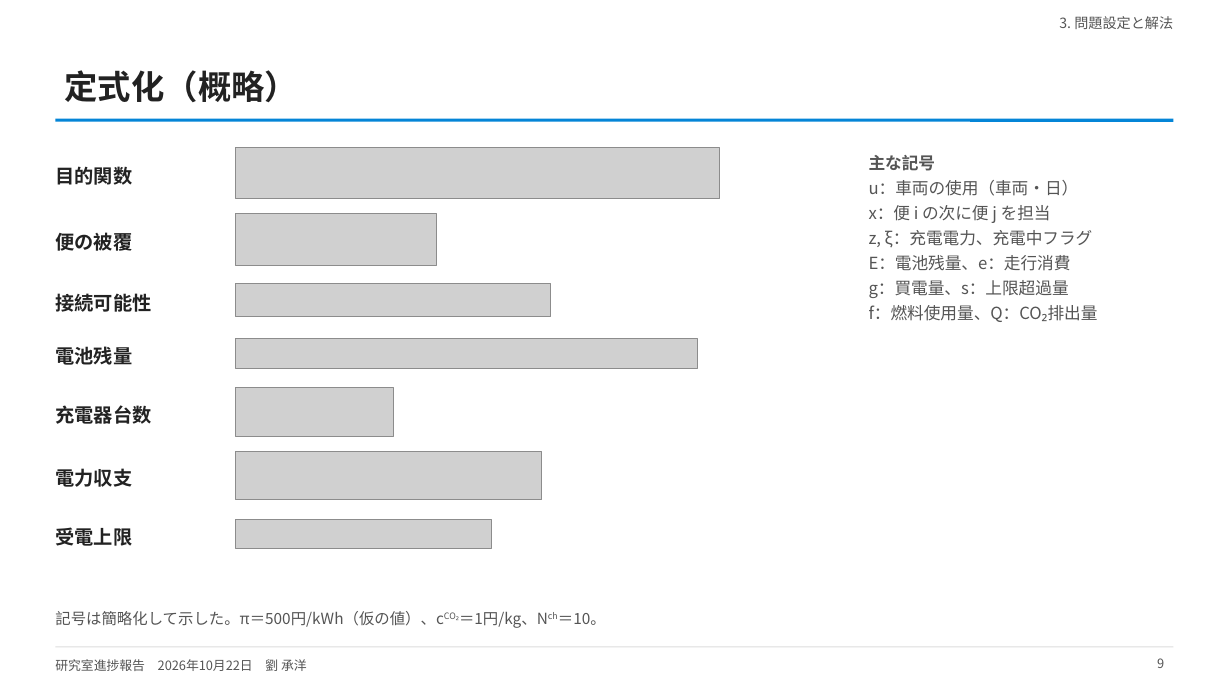
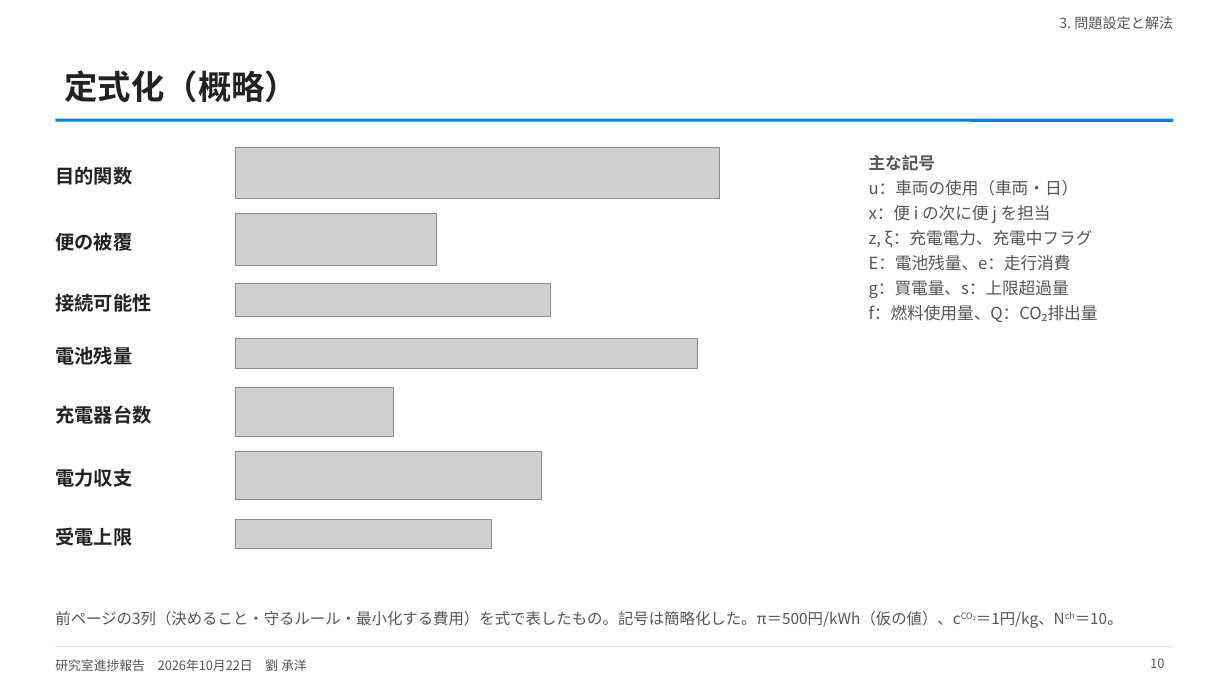
Before and after one commit to CYLIU2003/master-course, a slide deck: slide 10 of outcome/2026-10-22_lab_progress/lab_progress_20261022.pptx (slide 9 before the commit). Drawn at 1232x693 pixels with LibreOffice and Linux fonts; fonts in the diff are those of the drawing; grey boxes stand for pictures. Boxes give left, top, right and bottom in pixels: in the first picture for what was removed or moved away, otherwise in the second. Text is boxed around its words. In the diff, an @@ line names an element or a change of style, - is before the commit and + after.

```diff
--- a/outcome/2026-10-22_lab_progress/lab_progress_20261022.pptx
+++ b/outcome/2026-10-22_lab_progress/lab_progress_20261022.pptx
@@ text at bbox=[55, 611, 1123, 628]: text changed @@
-記号は簡略化して示した。π＝500円/kWh（仮の値）、cCO₂＝1円/kg、Nch＝10。
+前ページの3列（決めること・守るルール・最小化する費用）を式で表したもの。記号は簡略化した。π＝500円/kWh（仮の値）、cCO₂＝1円/kg、Nch＝10。
@@ page number at bbox=[1150, 658, 1164, 668]: text changed @@
-9
+10
```
Also in this commit, not shown: 8 other slides changed, 1 slide added, 2 other files.
